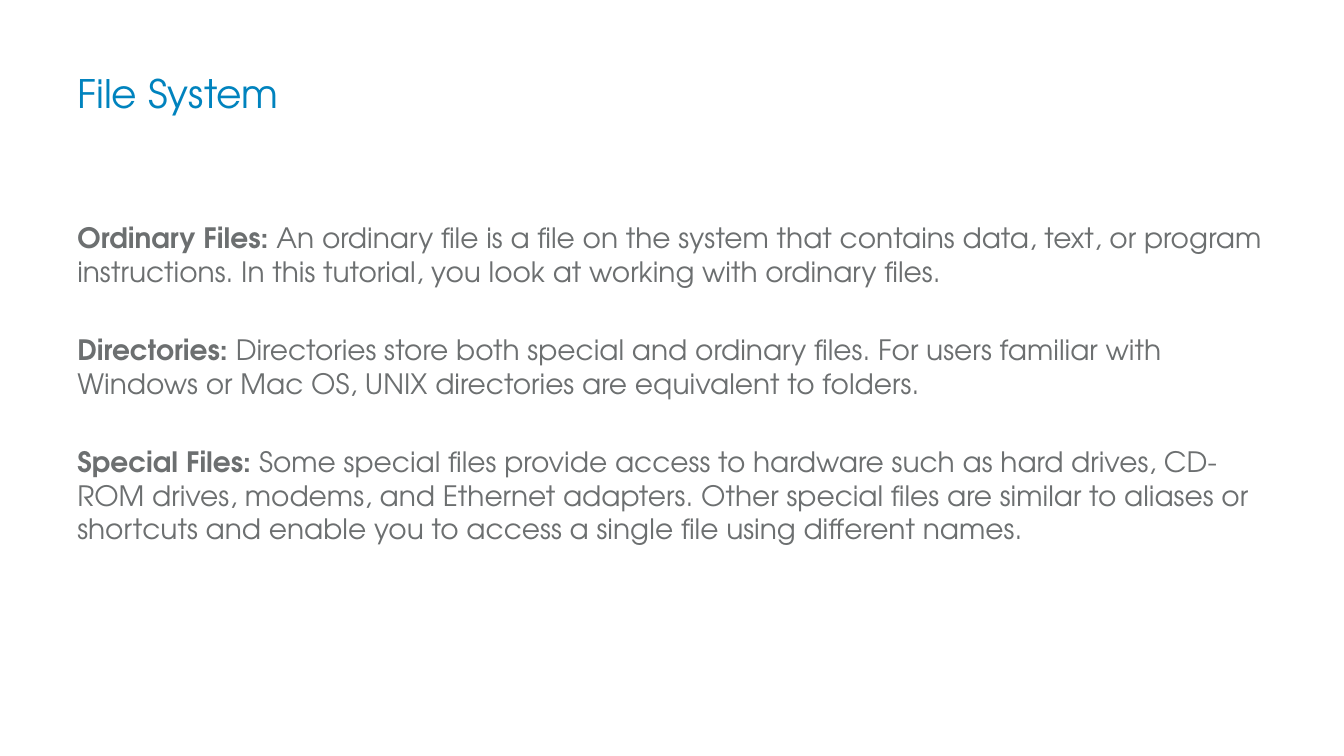
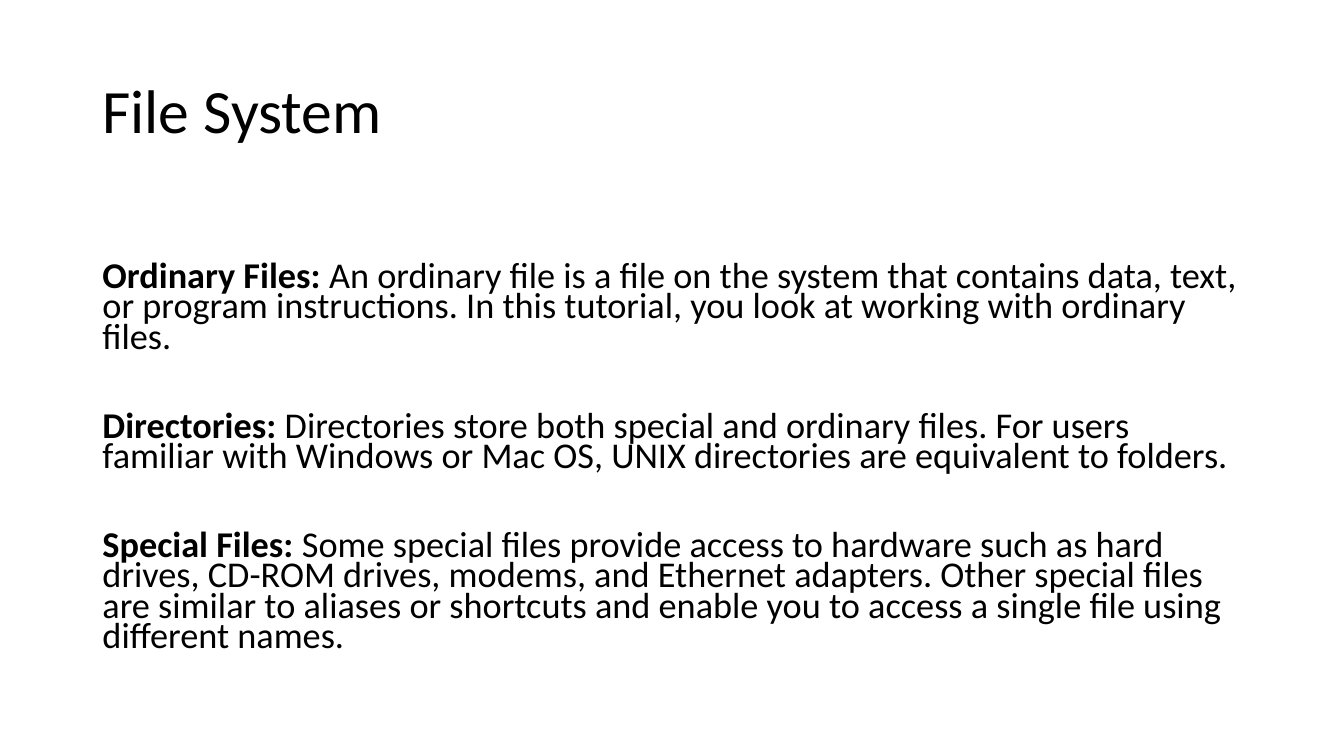
Before and after one commit to pgirgaonkar/Unix_Introduction, a slide deck: slide 4 of Unix-Introduction.pptx. Drawn at 1344x756 pixels with LibreOffice and Linux fonts; fonts in the diff are those of the drawing; background and template pictures are left out. Boxes give left, top, right and bottom in pixels: in the first picture for what was removed or moved away, otherwise in the second. Text is boxed around its words. In the diff, an @@ line names an element or a change of style, - is before the commit and + after.

Commit message:
Theme

```diff
--- a/Unix-Introduction.pptx
+++ b/Unix-Introduction.pptx
@@ title "File System" moved from (x1=77, y1=78, x2=279, y2=116) to (x1=102, y1=90, x2=381, y2=143) @@
@@ title "File System" at (x1=102, y1=90, x2=381, y2=143): size 28 to 44 pt, font TeX Gyre Adventor to Calibri, text colour #0083BE to #000000; line spacing 1 to 0.9 @@
@@ text "Ordinary Files: An ordinary file ..." moved from (x1=77, y1=226, x2=1261, y2=545) to (x1=102, y1=262, x2=1236, y2=649) @@
@@ text "Ordinary Files: An ordinary file ..." at (x1=102, y1=262, x2=1236, y2=649): size 20 to 25.9 pt, font TeX Gyre Adventor to Calibri, text colour #6C6F70 to #000000; line spacing 1 to 0.7; more space between paragraphs @@
```
Also in this commit, not shown: 8 other slides changed.
